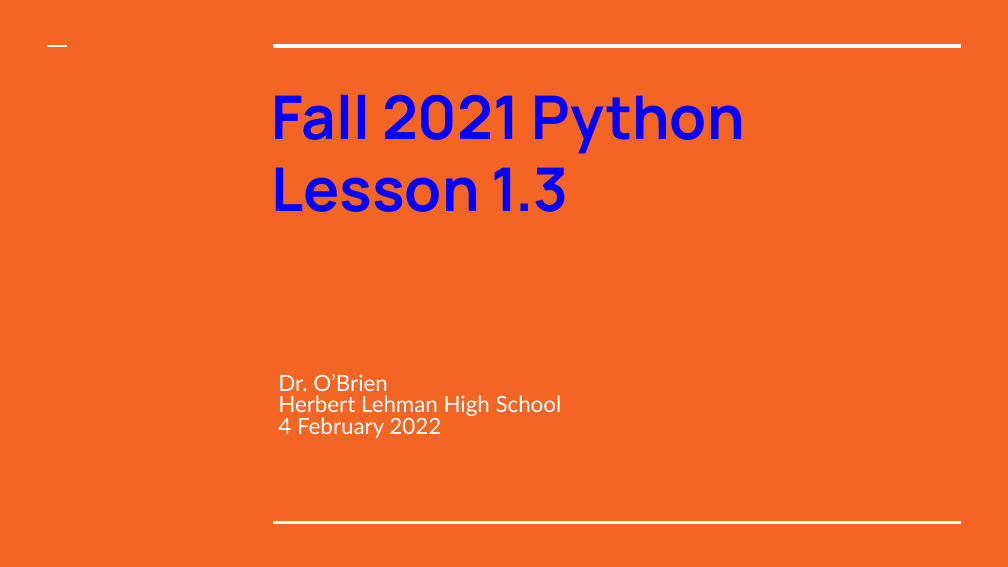
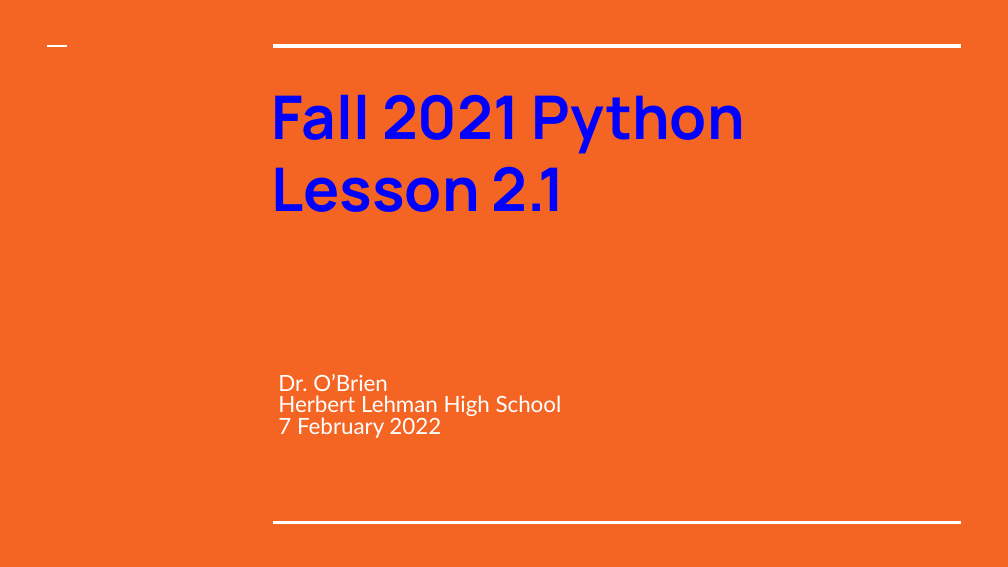
Before and after one commit to cobrien87/work, a slide deck: slide 1 of print/python2_1_3.pptx. Drawn at 1008x567 pixels with LibreOffice and Linux fonts; fonts in the diff are those of the drawing; background and template pictures are left out. Boxes give left, top, right and bottom in pixels: in the first picture for what was removed or moved away, otherwise in the second. Text is boxed around its words. In the diff, an @@ line names an element or a change of style, - is before the commit and + after.

Commit message:
pptx lesson plans morning

```diff
--- a/print/python2_1_3.pptx
+++ b/print/python2_1_3.pptx
@@ title at bbox=[272, 166, 565, 212]: text changed @@
-Lesson 1.3
+Lesson 2.1
@@ subtitle at bbox=[278, 417, 441, 438]: text changed @@
-4 February 2022
+7 February 2022
```
Also in this commit, not shown: 4 other slides changed, 29 other files.
